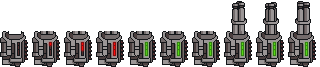
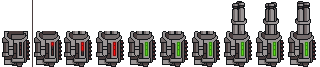
The second w=320, h=67 image is a revision of the first. Changes to its layers:
painted on "chain_turret.png" over <box>0,0,62,67</box>
